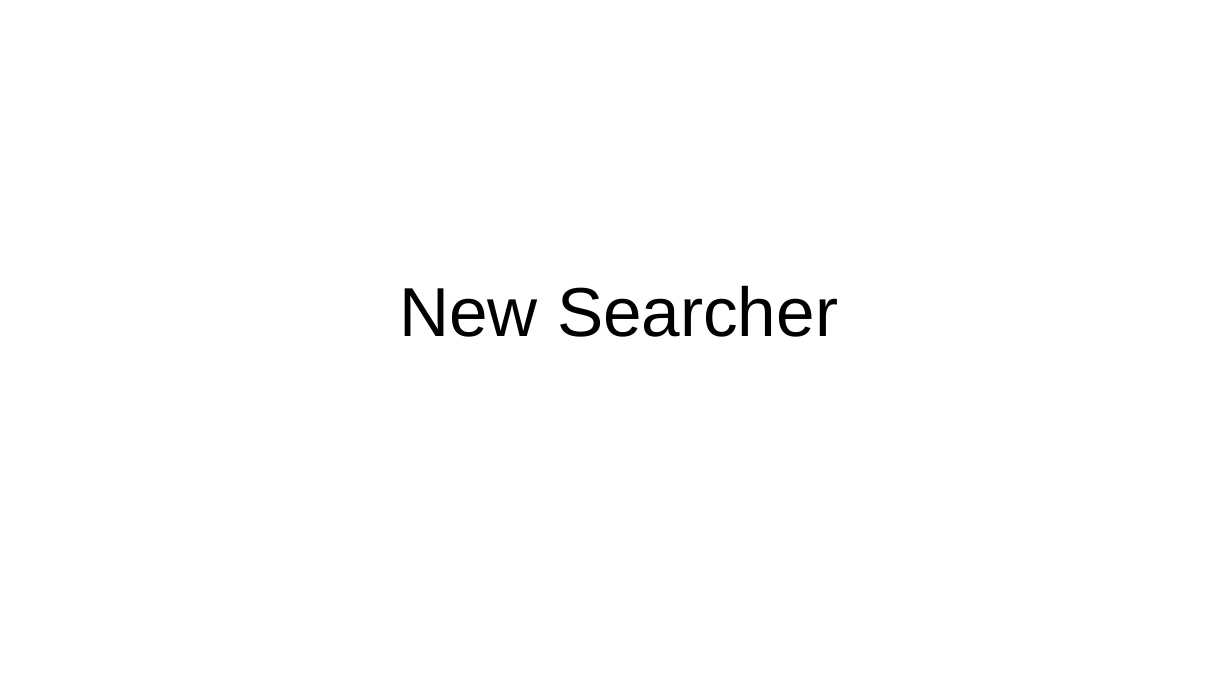
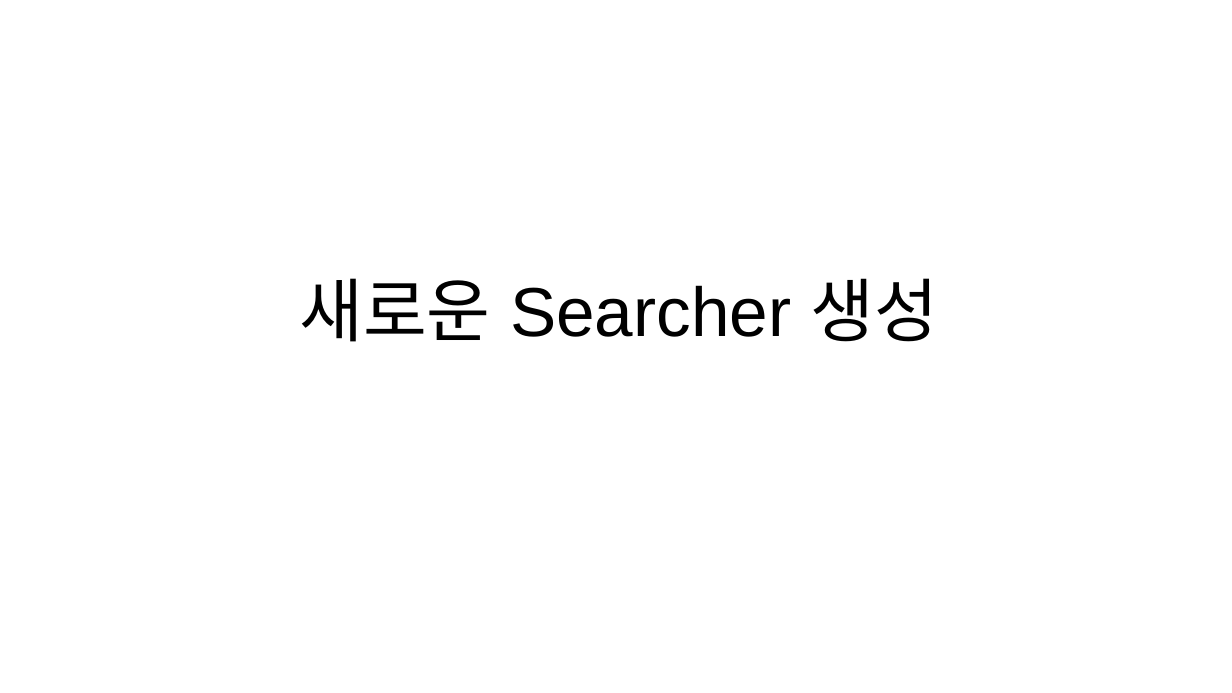
Before and after one commit to YonghoChoi/develop-note, a slide deck: slide 13 of md/Solr-in-Action/pptx/Solr_설정_색인.pptx. Drawn at 1232x693 pixels with LibreOffice and Linux fonts; fonts in the diff are those of the drawing. Boxes give left, top, right and bottom in pixels: in the first picture for what was removed or moved away, otherwise in the second. Text is boxed around its words. In the diff, an @@ line names an element or a change of style, - is before the commit and + after.

```diff
--- a/md/Solr-in-Action/pptx/Solr_설정_색인.pptx
+++ b/md/Solr-in-Action/pptx/Solr_설정_색인.pptx
@@ title at box(299, 278, 939, 342): text changed @@
-New Searcher
+새로운 Searcher 생성
```
Also in this commit, not shown: 3 other slides changed, 1 slide added, 2 other files.
